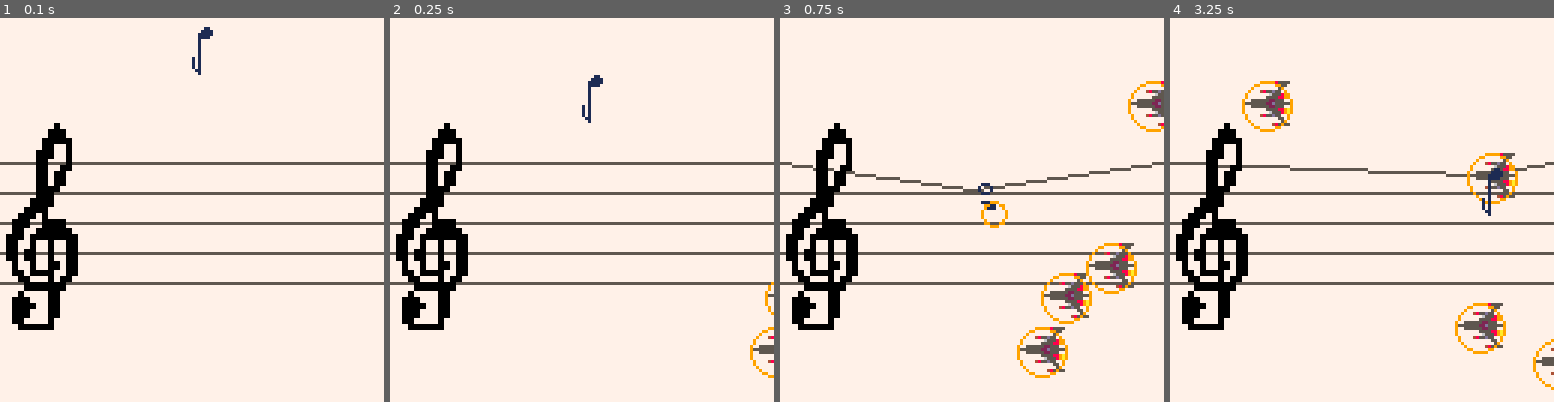
Above: before the commit, frames 1-4 (left to right).
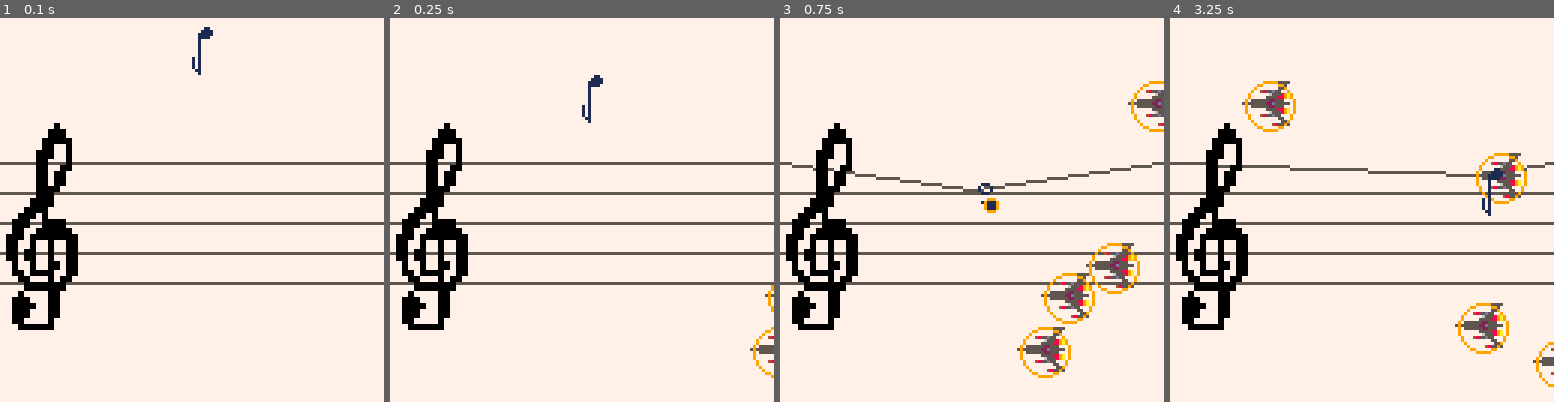
Above: after the commit, the same moments.

Repository: hypp/ld41
Game: PICO-8 cartridge carts/ld41.p8
Two runs of this game, one before a commit and one after it. Both use one fixed random seed, a clock stepped at 60 frames per second and the inputs below.
Inputs:
- Up to frame 1 (0.1 s): no input
- Up to frame 2 (0.25 s): no input
- Up to frame 3 (0.75 s): tap X (X key) at 0.33 s; tap O (Z key) at 0.7 s
- Up to frame 4 (3.25 s): tap X (X key) at 1.07, 1.85, 2.97 s; hold Right 1.6-2.1 s; tap O (Z key) every 0.4 s from 1.7 to 2.9 s; hold Up 2.15-2.42 s; hold Right 2.47-3.03 s; hold Left from 3.08 s (still down)

Frame 1 is identical in both runs. In frame 2, 0.3% of the frame differs, in the area x 93-100%, y 68-94%; in frame 3, 1.6%; in frame 4, 1.8%, in the area x 18-100%, y 16-97%.

Commit message:
fixed anchor points

Diff:
--- a/carts/ld41.p8
+++ b/carts/ld41.p8
@@ -63,7 +63,7 @@
  enemy.vel_x = -(rnd(2)+1)
  enemy.vel_y = 0.0
  enemy.radi = 8
- enemy.anchor_x = 8
+ enemy.anchor_x = 9
  enemy.anchor_y = 8
  add(enemies,enemy)
 end
@@ -114,9 +114,24 @@
   bullet.vel_y = 0.0
   bullet.vel_x = 3.1
   bullet.sprite = 32+player.note_length
-  bullet.radi = 4
-  bullet.anchor_x = 4
-  bullet.anchor_y = 4
+  -- todo store this in a table
+  if player.note_length == 0 then
+   bullet.radi = 2
+   bullet.anchor_x = 3
+   bullet.anchor_y = 1
+  elseif player.note_length == 1 then
+   bullet.radi = 2
+   bullet.anchor_x = 3
+   bullet.anchor_y = 1
+  elseif player.note_length == 2 then
+   bullet.radi = 2.5
+   bullet.anchor_x = 1
+   bullet.anchor_y = 2.5
+  else
+   bullet.radi = 3.5
+   bullet.anchor_x = 2
+   bullet.anchor_y = 3
+  end
   add(bullets, bullet)
   sfx(6,3)
  end
